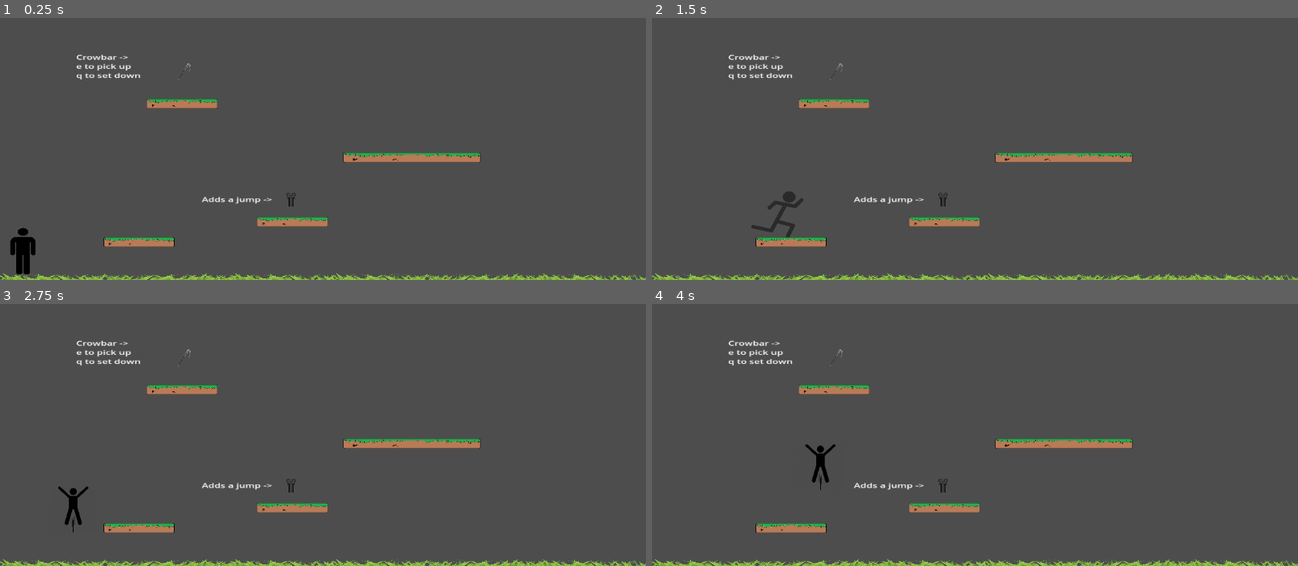
Above: before the commit, frames 1-4 (two rows, left to right).
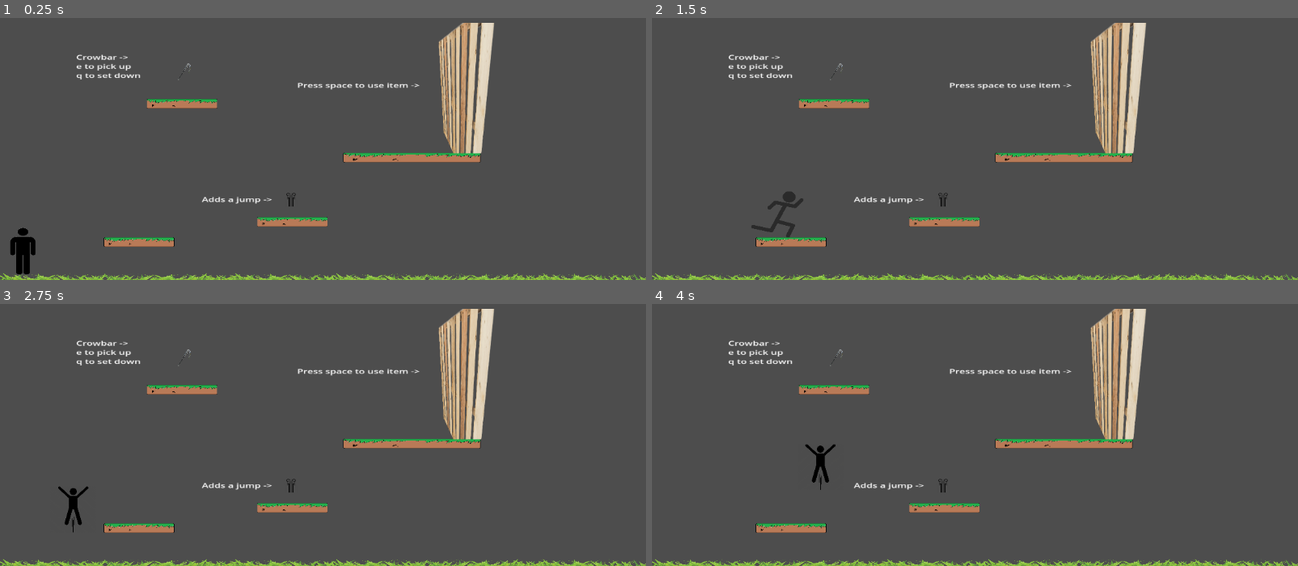
Above: after the commit, the same moments.

Repository: DaBigRed/Hint
Game: Godot game, scene res://Intro.tscn
Same seed, same stepped clock (60 frames per second), same inputs: the game is played once before the commit and once after it.
Inputs:
- Up to frame 1 (0.25 s): no input
- Up to frame 2 (1.5 s): tap Space (use, bound only before the commit) at 0.5, 0.6, 1.25 s; hold D (right) from 0.53 s (still down); tap Up (jump) at 0.77 s; tap E (pickup) at 1.35 s
- Up to frame 3 (2.75 s): tap Up (jump) at 1.52 s; tap Space (use, bound only before the commit) at 1.55, 2, 2.3 s; release D (right) at 2.03 s; hold A (left) from 2.03 s (still down); hold Shift (shift) from 2.03 s (still down)
- Up to frame 4 (4 s): tap Space (use, bound only before the commit) at 2.75, 2.85, 3.5, 3.6 s; release A (left) at 2.78 s; release Shift (shift) at 2.78 s; hold D (right) from 2.78 s (still down); tap Up (jump) at 3.02, 3.77 s

The runs differ from the first frame. In frame 1, 3.2% of the frame differs, in the area x 46-77%, y 1-52%; in frame 2, 3.2%; in frame 3, 3.2%; in frame 4, 3.2%.

Commit message:
barrier functionality
made it so that the barrier can be broken if you pick up the crowbar

Diff:
--- a/Intro.tscn
+++ b/Intro.tscn
@@ -1,6 +1,6 @@
 [gd_scene load_steps=23 format=3 uid="uid://bhvwcxt0myg68"]
 
-[ext_resource type="Script" path="res://char.gd" id="1_n3wvb"]
+[ext_resource type="Script" path="res://player.gd" id="1_n3wvb"]
 [ext_resource type="Texture2D" uid="uid://c7isejl88a6qp" path="res://Still.png" id="1_qiyrl"]
 [ext_resource type="Texture2D" uid="uid://dejatkbhh6pou" path="res://moving.png" id="3_3ruov"]
 [ext_resource type="Texture2D" uid="uid://bjpluhj1pj1ep" path="res://proxy-image-3.png" id="4_cxa4j"]
@@ -12,8 +12,8 @@
 [ext_resource type="Script" path="res://crowbar.gd" id="10_1yix5"]
 [ext_resource type="Texture2D" uid="uid://6g7iv8bigtb1" path="res://crowbar.png" id="11_myufv"]
 [ext_resource type="Texture2D" uid="uid://kcnx2rgsn5ty" path="res://wood.png" id="12_y6kga"]
-[ext_resource type="Script" path="res://area_2d.gd" id="13_k4fcv"]
-[ext_resource type="Script" path="res://wood.gd" id="14_k6gc4"]
+[ext_resource type="Script" path="res://barrier.gd" id="13_k4fcv"]
+[ext_resource type="Script" path="res://near_barrier.gd" id="14_4jvvf"]
 
 [sub_resource type="RectangleShape2D" id="RectangleShape2D_idxln"]
 size = Vector2(44.6756, 118.915)
@@ -38,37 +38,37 @@
 [sub_resource type="RectangleShape2D" id="RectangleShape2D_mhuv1"]
 size = Vector2(69.2633, 288.793)
 
-[sub_resource type="RectangleShape2D" id="RectangleShape2D_jqr3a"]
-size = Vector2(35.5288, 93.5235)
-
-[node name="Intro" type="Node2D"]
+[sub_resource type="RectangleShape2D" id="RectangleShape2D_mipuh"]
+size = Vector2(106.674, 327.016)
+
+[node name="Main" type="Node2D"]
 position = Vector2(0, 648)
 scale = Vector2(1.0968, 0.706388)
 
-[node name="Char" type="CharacterBody2D" parent="."]
+[node name="player" type="CharacterBody2D" parent="."]
 position = Vector2(-486.871, 379.395)
 script = ExtResource("1_n3wvb")
 
-[node name="Moving" type="Sprite2D" parent="Char"]
+[node name="Moving" type="Sprite2D" parent="player"]
 position = Vector2(-1.82349, -7.07825)
 scale = Vector2(0.0715679, 0.0955349)
 texture = ExtResource("3_3ruov")
 
-[node name="CollisionShape2D" type="CollisionShape2D" parent="Char"]
+[node name="CollisionShape2D" type="CollisionShape2D" parent="player"]
 position = Vector2(0.911774, 1.41562)
 shape = SubResource("RectangleShape2D_idxln")
 
-[node name="Still" type="Sprite2D" parent="Char"]
+[node name="Still" type="Sprite2D" parent="player"]
 position = Vector2(-0.911713, -3.05176e-05)
 scale = Vector2(0.17893, 0.2)
 texture = ExtResource("1_qiyrl")
 
-[node name="Running" type="Sprite2D" parent="Char"]
+[node name="Running" type="Sprite2D" parent="player"]
 position = Vector2(-23.7054, -0.00012207)
 scale = Vector2(0.215647, 0.275192)
 texture = ExtResource("4_ybcbk")
 
-[node name="Jumping" type="Sprite2D" parent="Char"]
+[node name="Jumping" type="Sprite2D" parent="player"]
 position = Vector2(1.82349, 2.8313)
 scale = Vector2(0.144045, 0.225116)
 texture = ExtResource("6_htpnw")
@@ -200,36 +200,33 @@
 scale = Vector2(0.047885, 0.102075)
 texture = ExtResource("11_myufv")
 
-[node name="Area2D" type="StaticBody2D" parent="."]
-visible = false
+[node name="Barrier" type="StaticBody2D" parent="."]
 script = ExtResource("13_k4fcv")
 
-[node name="Wood" type="Sprite2D" parent="Area2D"]
+[node name="CollisionShape2D" type="CollisionShape2D" parent="Barrier"]
+position = Vector2(223.392, -4.24695)
+shape = SubResource("RectangleShape2D_mhuv1")
+
+[node name="TextEdit" type="RichTextLabel" parent="Barrier"]
+offset_left = -41.9402
+offset_top = -45.3009
+offset_right = 172.06
+offset_bottom = -6.30085
+text = "Press space to use item ->"
+
+[node name="Wood" type="Sprite2D" parent="Barrier"]
 position = Vector2(234.318, -26.1457)
 scale = Vector2(0.671334, 1.27882)
 texture = ExtResource("12_y6kga")
 
-[node name="CollisionShape2D" type="CollisionShape2D" parent="Area2D"]
-position = Vector2(223.392, -4.24695)
-shape = SubResource("RectangleShape2D_mhuv1")
-
-[node name="TextEdit" type="TextEdit" parent="Area2D"]
-offset_left = -46.0
-offset_top = -47.0
-offset_right = 168.0
-offset_bottom = -8.0
-text = "Press space to use item ->"
-
-[node name="wood" type="Area2D" parent="Area2D"]
-script = ExtResource("14_k6gc4")
-
-[node name="CollisionShape2D" type="CollisionShape2D" parent="Area2D/wood"]
-position = Vector2(170.496, 92.0174)
-shape = SubResource("RectangleShape2D_jqr3a")
-
-[connection signal="item" from="Char" to="Area2D/wood" method="_on_char_item"]
-[connection signal="collected" from="Double_Jump" to="Char" method="_on_power_up_collected"]
-[connection signal="collected" from="Crowbar" to="Char" method="_on_item_collected"]
-[connection signal="collected" from="Crowbar" to="Area2D/wood" method="_on_crowbar_collected"]
-[connection signal="broken" from="Area2D/wood" to="Area2D" method="_on_wood_broken"]
-[connection signal="near_break" from="Area2D/wood" to="Char" method="_on_wood_near_break"]
+[node name="Area2D" type="Area2D" parent="Barrier"]
+script = ExtResource("14_4jvvf")
+
+[node name="CollisionShape2D" type="CollisionShape2D" parent="Barrier/Area2D"]
+position = Vector2(212.892, -23.3582)
+shape = SubResource("RectangleShape2D_mipuh")
+
+[connection signal="item" from="player" to="Barrier/Area2D" method="_on_player_item"]
+[connection signal="collected" from="Double_Jump" to="player" method="_on_power_up_collected"]
+[connection signal="collected" from="Crowbar" to="player" method="_on_item_collected"]
+[connection signal="destroy" from="Barrier/Area2D" to="Barrier" method="_on_area_2d_destroy"]
--- a/area_2d.gd
+++ /dev/null
@@ -1,15 +0,0 @@
-extends StaticBody2D
-
-
-# Called when the node enters the scene tree for the first time.
-func _ready() -> void:
-	pass # Replace with function body.
-
-
-# Called every frame. 'delta' is the elapsed time since the previous frame.
-func _process(delta: float) -> void:
-	pass
-
-
-func _on_wood_broken() -> void:
-	queue_free
--- /dev/null
+++ b/barrier.gd
@@ -0,0 +1,24 @@
+# BreakableWall.gd
+extends StaticBody2D
+
+# Player must be in this group and have 'has_crowbar' variable
+@export var required_item := "crowbar"
+@export var interact_action := "interact" # Set this in Project Settings -> Input Map
+var cur_item = ""
+
+var player_in_range := false
+
+func _process(_delta):
+	if player_in_range and Input.is_action_just_pressed(interact_action):
+		pass
+
+
+func _on_collision_shape_2d_is_in() -> void:
+	print("I am near barrier")
+	print("I have", cur_item)
+
+
+
+
+func _on_area_2d_destroy() -> void:
+	queue_free()
--- a/crowbar.gd
+++ b/crowbar.gd
@@ -1,19 +1,19 @@
 extends Area2D
 
-@export var item_type: String = "Crowbar" # Can be customized for different power-ups
+@export var item_type: String = "crowbar" # Can be customized for different power-ups
 
 signal collected(item_type)
 
 var player_in_area: bool = false
 
 func _ready():
-	connect("body_entered", _on_body_entered)
-	connect("body_exited", _on_body_exited)
+	connect("body_entered", _on_body_entered_cb)
+	connect("body_exited", _on_body_exited_cb)
 
-func _on_body_entered(_body):
+func _on_body_entered_cb(_body):
 	player_in_area = true
 
-func _on_body_exited(_body):
+func _on_body_exited_cb(_body):
 	player_in_area = false
 
 func _process(_delta):
--- /dev/null
+++ b/near_barrier.gd
@@ -0,0 +1,27 @@
+extends Area2D
+var player_in_area = false
+signal destroy
+var cur_item = ""
+
+# Called when the node enters the scene tree for the first time.
+func _ready() -> void:
+	connect("body_entered", _on_body_entered_br)
+	connect("body_exited", _on_body_exited_br)
+
+
+# Called every frame. 'delta' is the elapsed time since the previous frame.
+func _process(_delta: float) -> void:
+	if player_in_area and Input.is_action_just_pressed("interact") and cur_item == "crowbar":
+		destroy.emit()
+
+func _on_body_entered_br(_body):
+	player_in_area = true
+
+
+func _on_body_exited_br(_body):
+	player_in_area = false
+
+
+
+func _on_player_item(item) -> void:
+	cur_item = item
--- a/Char.gd
+++ b/player.gd
@@ -5,6 +5,7 @@
 var run_speed = 400
 var jump_force = -400  # Negative because y-axis is downward in Godot
 var gravity = 1200
+var inventory = []  # List of collected items
 
 # Sprite references
 @onready var still_sprite = $Still
@@ -41,6 +42,10 @@
 		velocity.y = jump_force
 		jumps_left -= 1  # Decrease jumps left
 
+func _process(_delta):
+	pass
+
+
 func _physics_process(delta):
 	# Apply gravity
 	if not is_on_floor():
@@ -48,14 +53,10 @@
 	else:
 		jumps_left = max_jumps
 
-
 	# Get input and apply movement
 	get_input()
-
-
 	# Move the character
 	move_and_slide()
-
 	# Update sprite visibility based on movement state
 	update_sprite_visibility(velocity.x != 0)
 
@@ -101,12 +102,18 @@
 		return
 	else:
 		match item_type:
-			"Crowbar":
+			"crowbar":
 				have_item = true
-				item_type = "Crowbar"
+				item_type = "crowbar"
+				inventory.append("crowbar")
+				item.emit("crowbar")
 
 
 
-func _on_wood_near_break() -> void:
-	if have_item == true:
-		item.emit(item_type)
+func has_item(item_name: String) -> bool:
+	return item_name in inventory
+
+
+
+func _on_collision_shape_2d_is_in() -> void:
+	pass # Replace with function body.
--- a/project.godot
+++ b/project.godot
@@ -66,7 +66,7 @@
 "events": [Object(InputEventKey,"resource_local_to_scene":false,"resource_name":"","device":-1,"window_id":0,"alt_press …(192 unchanged characters)…
 ]
 }
-use={
+interact={
 "deadzone": 0.5,
 "events": [Object(InputEventKey,"resource_local_to_scene":false,"resource_name":"","device":-1,"window_id":0,"alt_press …(191 unchanged characters)…
 ]
--- a/wood.gd
+++ /dev/null
@@ -1,28 +0,0 @@
-extends Area2D
-
-signal broken()
-signal near_break()
-
-var player_in_area: bool = false
-var have_item = ""
-
-func _ready():
-	connect("body_entered", _on_body_entered)
-	connect("body_exited", _on_body_exited)
-
-func _on_body_entered(_body):
-	player_in_area = true
-
-func _on_body_exited(_body):
-	player_in_area = false
-
-func _process(_delta):
-	if player_in_area and Input.is_action_just_pressed("use"):
-		near_break.emit(true)
-		if have_item == "Crowbar":
-			broken.emit(true)
-
-
-func _on_char_item(item) -> void:
-	print(item)
-	have_item = item
